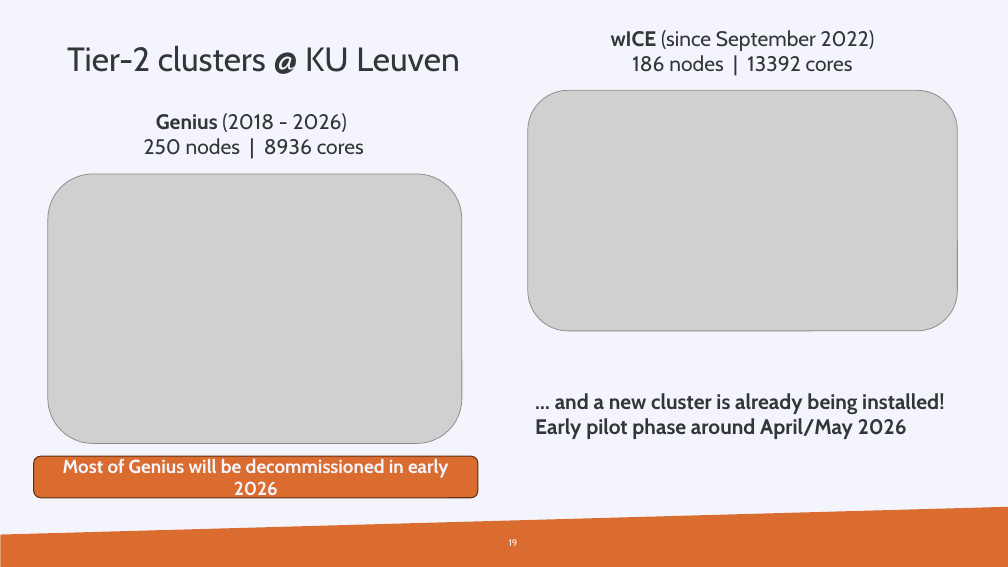
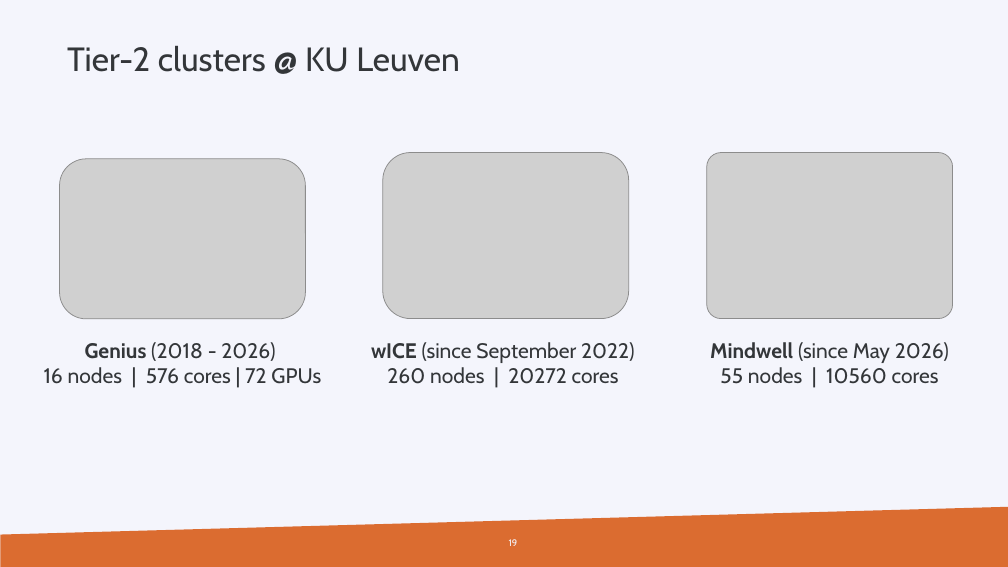
Before and after one commit to hpcleuven/HPC-intro, a slide deck: slide 19 of HPCintro.pptx. Drawn at 1008x567 pixels with LibreOffice and Linux fonts; fonts in the diff are those of the drawing; grey boxes stand for pictures; background and template pictures are left out. Boxes give left, top, right and bottom in pixels: in the first picture for what was removed or moved away, otherwise in the second. Text is boxed around its words. In the diff, an @@ line names an element or a change of style, - is before the commit and + after.

```diff
--- a/HPCintro.pptx
+++ b/HPCintro.pptx
@@ picture removed at box(528, 90, 957, 330) @@
@@ picture: place and size @@
-picture at box(48, 174, 462, 443)
+picture at box(60, 159, 306, 319)
@@ picture added at box(383, 153, 628, 319) @@
@@ picture added at box(707, 153, 953, 319) @@
@@ text at box(44, 342, 321, 384): text changed @@
-Genius (2018 - 2026)
-250 nodes | 8936 cores
+Genius (2018 - 2026)
+16 nodes | 576 cores | 72 GPUs
@@ text at box(371, 342, 635, 384): text changed @@
-wICE (since September 2022)
-186 nodes | 13392 cores
+wICE (since September 2022)
+260 nodes | 20272 cores
@@ text added at box(710, 342, 949, 384), 20 pt, text #333639 @@
+Mindwell (since May 2026)
+55 nodes | 10560 cores
@@ text removed at box(535, 393, 944, 439) @@
-… and a new cluster is already being installed!
-Early pilot phase around April/May 2026
@@ rounded rectangle removed at box(34, 456, 479, 498) @@
-Most of Genius will be decommissioned in early 2026
```
Also in this commit, not shown: 8 other slides changed, 1 other file.
